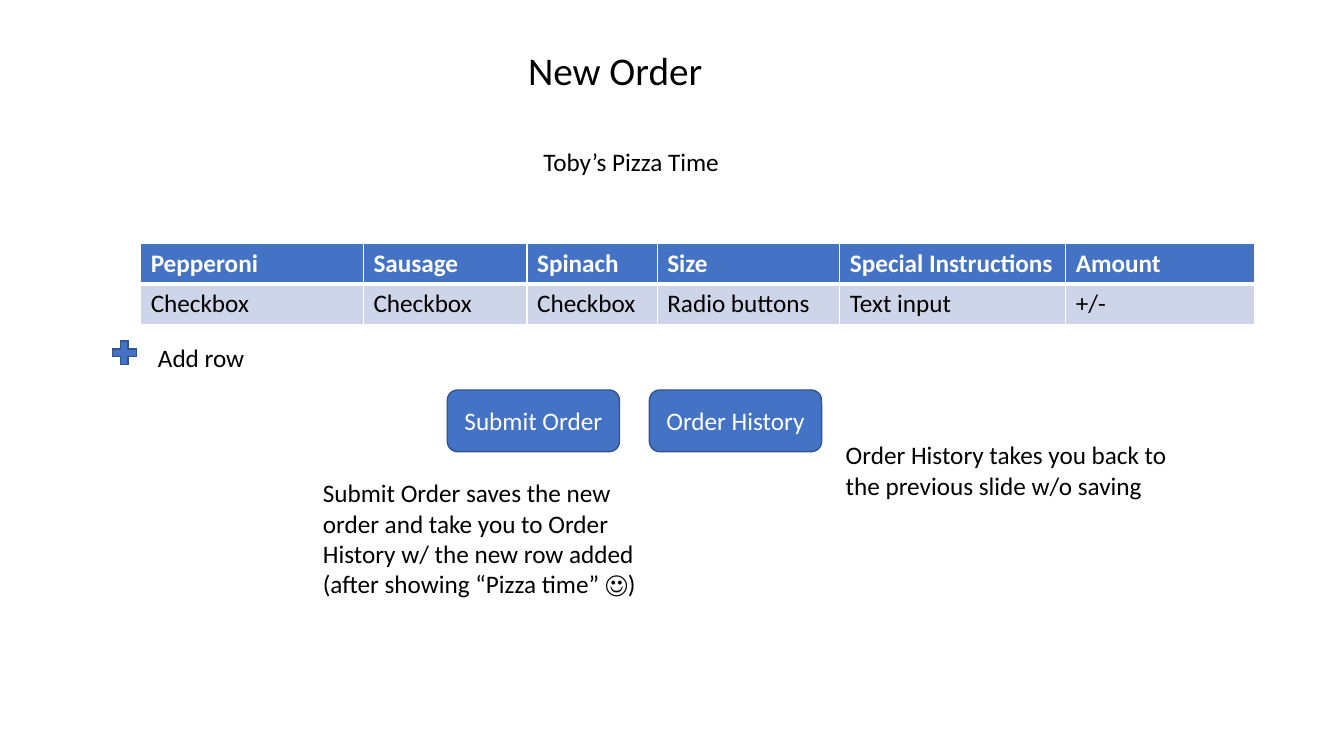
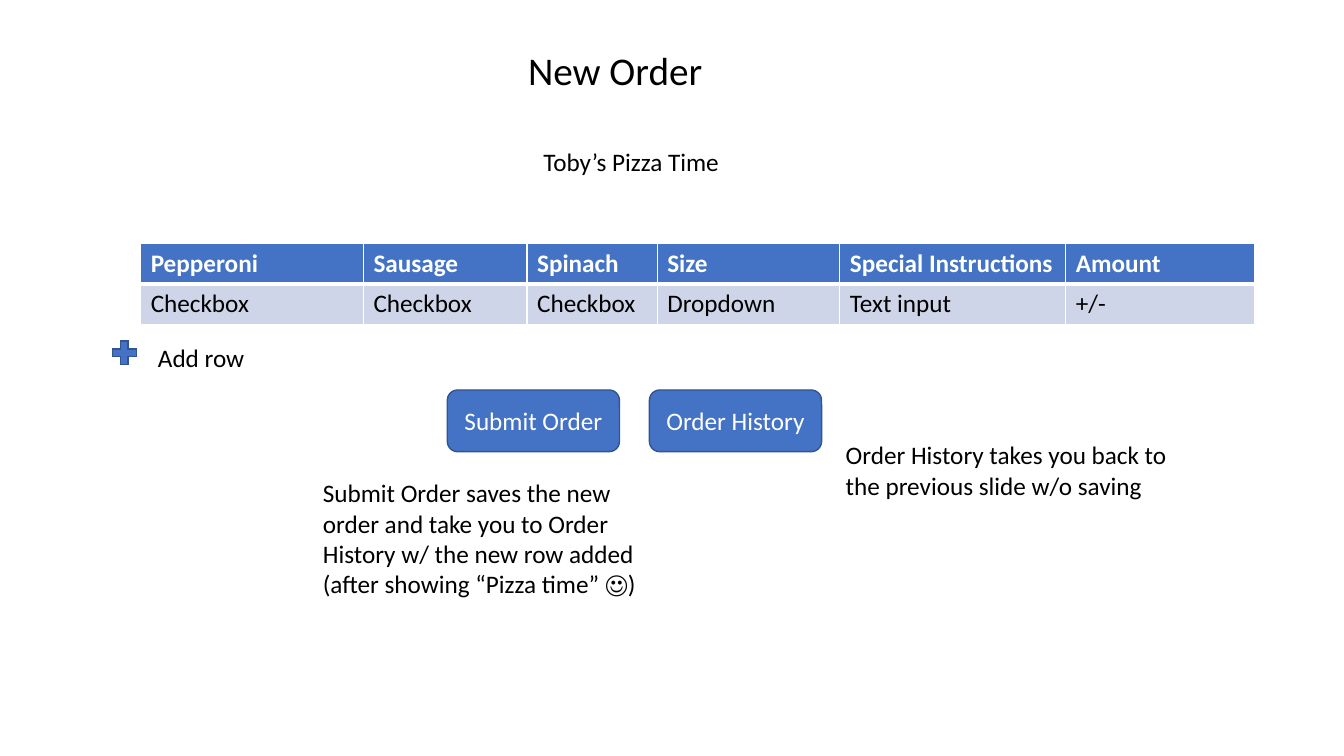
Before and after one commit to Michael-Salato/React-Redux-Webpage-Table, a slide deck: slide 2 of Table design.pptx. Drawn at 1344x756 pixels with LibreOffice and Linux fonts; fonts in the diff are those of the drawing. Boxes give left, top, right and bottom in pixels: in the first picture for what was removed or moved away, otherwise in the second. Text is boxed around its words. In the diff, an @@ line names an element or a change of style, - is before the commit and + after.

```diff
--- a/Table design.pptx
+++ b/Table design.pptx
@@ table at <box>141,244,1254,326</box> @@
-row 2, column 4: Radio buttons
+row 2, column 4: Dropdown
```
Also in this commit, not shown: 7 other files.
